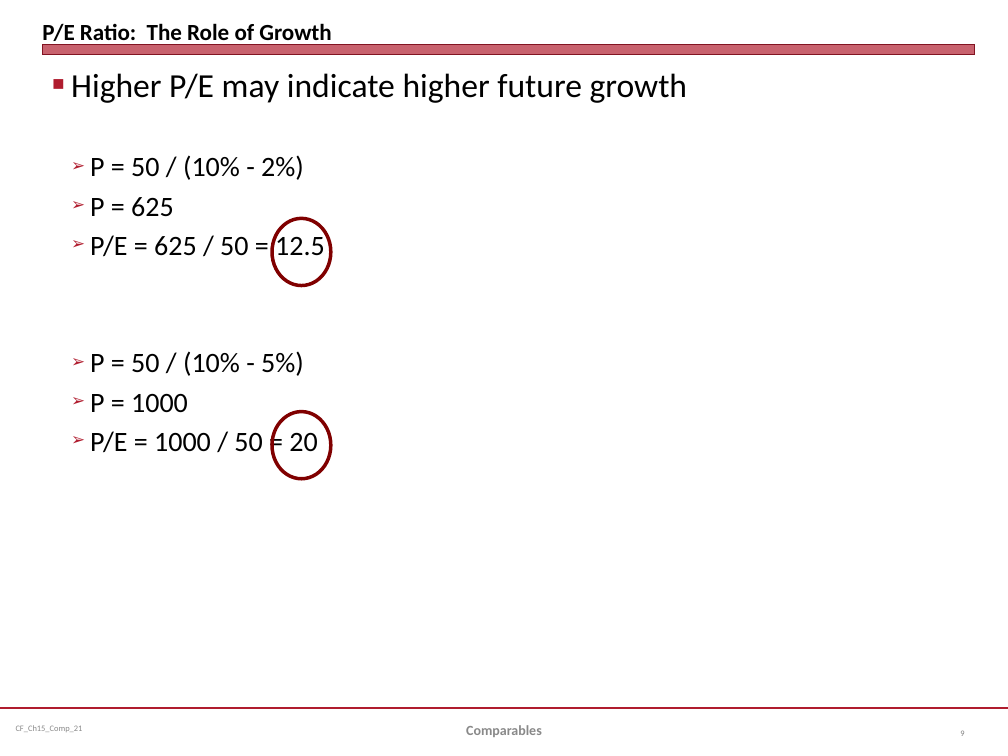
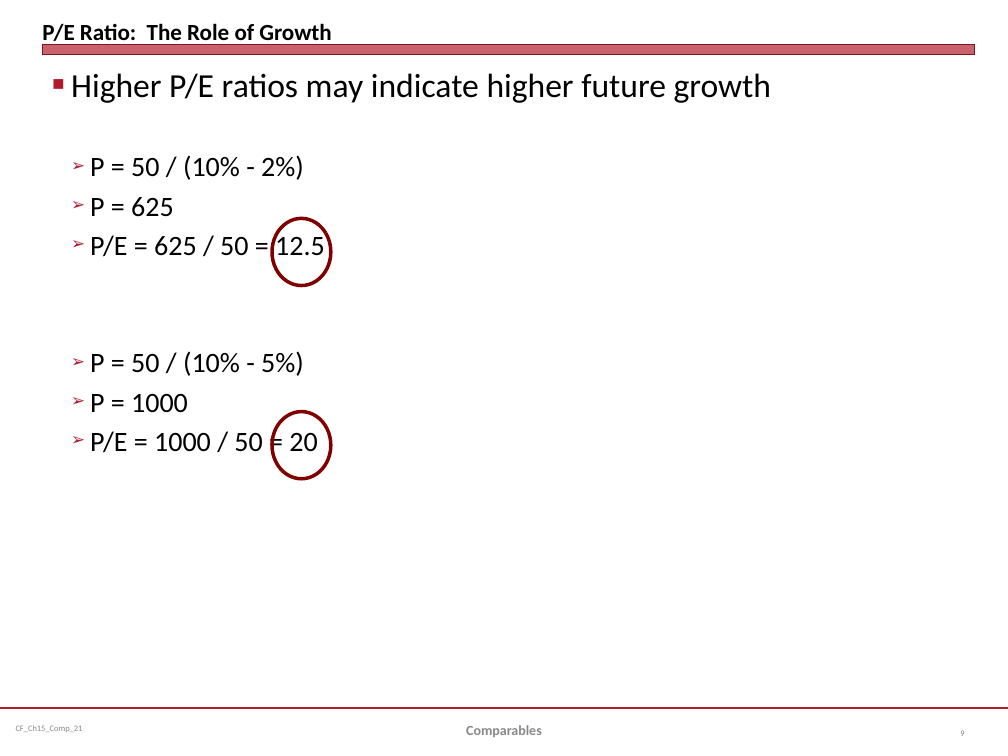
Before and after one commit to jmc877/Corporate-Finance, a slide deck: slide 9 of slides/CF_Ch15_ValComp_21.pptx. Drawn at 1008x756 pixels with LibreOffice and Linux fonts; fonts in the diff are those of the drawing. Boxes give left, top, right and bottom in pixels: in the first picture for what was removed or moved away, otherwise in the second. Text is boxed around its words. In the diff, an @@ line names an element or a change of style, - is before the commit and + after.

```diff
--- a/slides/CF_Ch15_ValComp_21.pptx
+++ b/slides/CF_Ch15_ValComp_21.pptx
@@ text at bbox=[71, 73, 771, 103]: text changed @@
-■ Higher P/E may indicate higher future growth
+■ Higher P/E ratios may indicate higher future growth
```
Also in this commit, not shown: 1 other slide changed, 1 other file.
